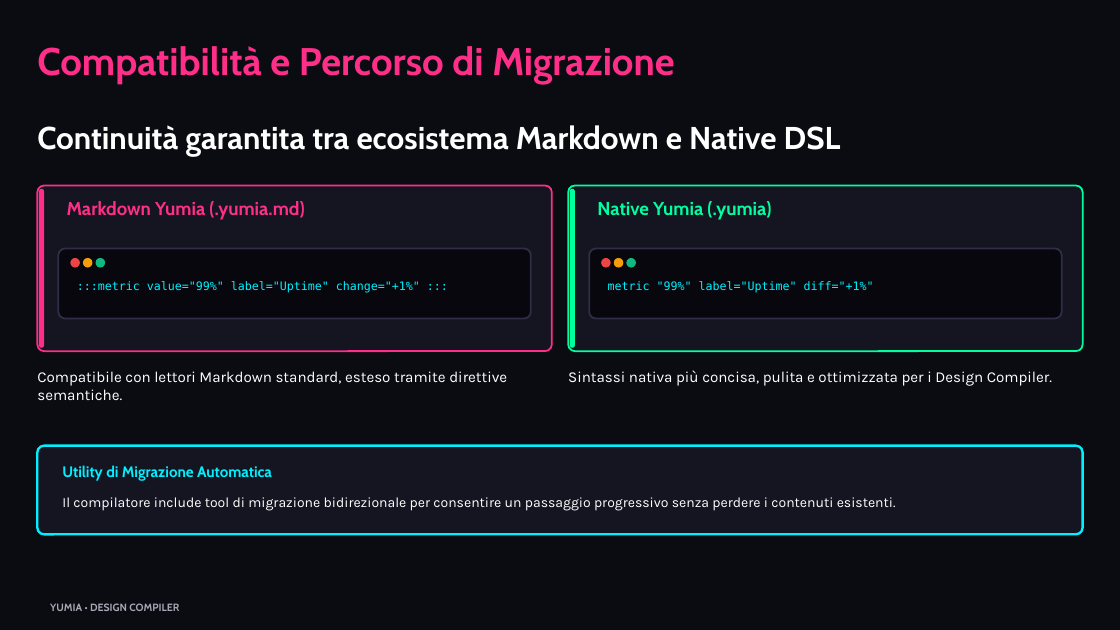
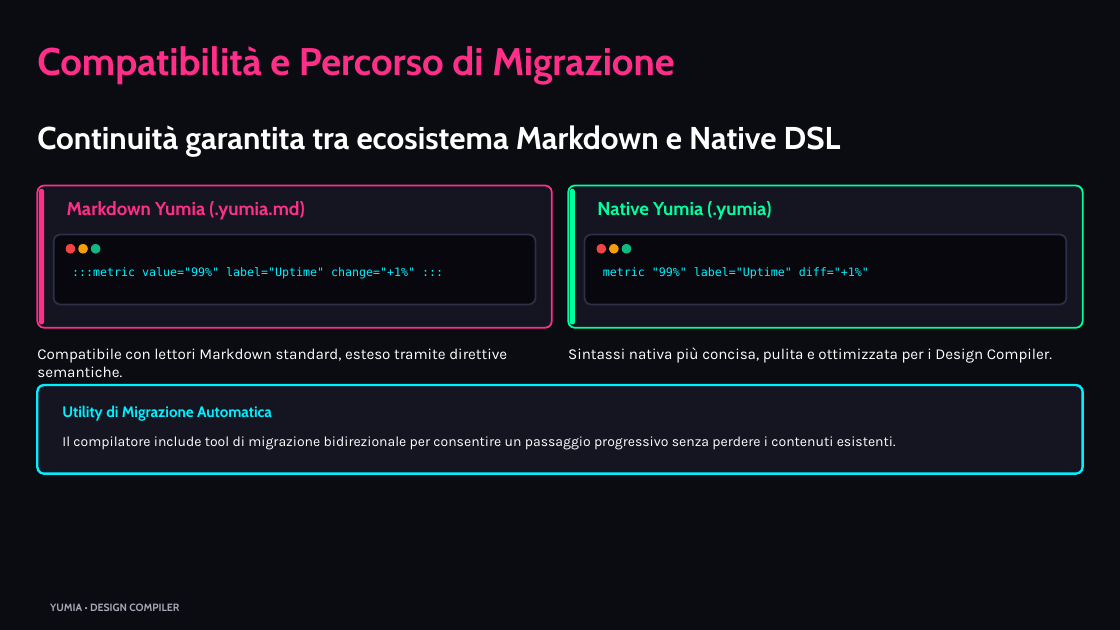
Before and after one commit to biagio-scaglia/Yumia-MD, a slide deck: slide 13 of presentation.pptx. Drawn at 1120x630 pixels with LibreOffice and Linux fonts; fonts in the diff are those of the drawing. Boxes give left, top, right and bottom in pixels: in the first picture for what was removed or moved away, otherwise in the second. Text is boxed around its words. In the diff, an @@ line names an element or a change of style, - is before the commit and + after.

Commit message:
fix(layout,html): prevent grid cards from overflowing slide height
Tighten paragraph/list estimates, densify card packing, and equalize row heights so uneven bullet columns stay closed within 16:9.

```diff
--- a/presentation.pptx
+++ b/presentation.pptx
@@ rounded rectangle: place and size @@
-rounded rectangle at [37, 186, 551, 351]
+rounded rectangle at [37, 186, 551, 328]
@@ rounded rectangle at [37, 186, 551, 328]: proportions changed @@
@@ rounded rectangle: place and size @@
-rounded rectangle at [39, 189, 44, 348]
+rounded rectangle at [39, 189, 44, 324]
@@ rounded rectangle at [568, 186, 1082, 328]: proportions changed @@
@@ rounded rectangle: place and size @@
-rounded rectangle at [568, 186, 1082, 351]
+rounded rectangle at [568, 186, 1082, 328]
@@ rounded rectangle: place and size @@
-rounded rectangle at [570, 189, 575, 348]
+rounded rectangle at [570, 189, 575, 324]
@@ rounded rectangle: place and size @@
-rounded rectangle at [58, 249, 530, 318]
+rounded rectangle at [54, 234, 536, 304]
@@ rounded rectangle: place and size @@
-rounded rectangle at [589, 249, 1061, 318]
+rounded rectangle at [585, 234, 1067, 304]
@@ text ":::metric value="99%" label="Uptime" change="+1%" :::": place and size @@
-text ":::metric value="99%" label="Uptime" change="+1%" :::" at [77, 281, 420, 293]
+text ":::metric value="99%" label="Uptime" change="+1%" :::" at [72, 267, 415, 279]
@@ 6 ellipses: place and size @@
-6 ellipses at [71, 259, 635, 267]
+6 ellipses at [66, 245, 631, 253]
@@ text "metric "99%" label="Uptime" diff="+1%"": place and size @@
-text "metric "99%" label="Uptime" diff="+1%"" at [608, 281, 874, 293]
+text "metric "99%" label="Uptime" diff="+1%"" at [603, 267, 869, 279]
@@ text "Compatibile con lettori Markdown standard, ...": place and size @@
-text "Compatibile con lettori Markdown standard, ..." at [37, 371, 507, 400]
+text "Compatibile con lettori Markdown standard, ..." at [37, 348, 507, 377]
@@ text "Sintassi nativa più concisa, pulita ...": place and size @@
-text "Sintassi nativa più concisa, pulita ..." at [568, 370, 1052, 386]
+text "Sintassi nativa più concisa, pulita ..." at [568, 347, 1052, 363]
@@ 2 texts, 1 rounded rectangle: place and size @@
-2 texts, 1 rounded rectangle at [37, 446, 1082, 535]
+2 texts, 1 rounded rectangle at [37, 385, 1082, 474]
```
Also in this commit, not shown: 12 other slides changed, 6 other files.
